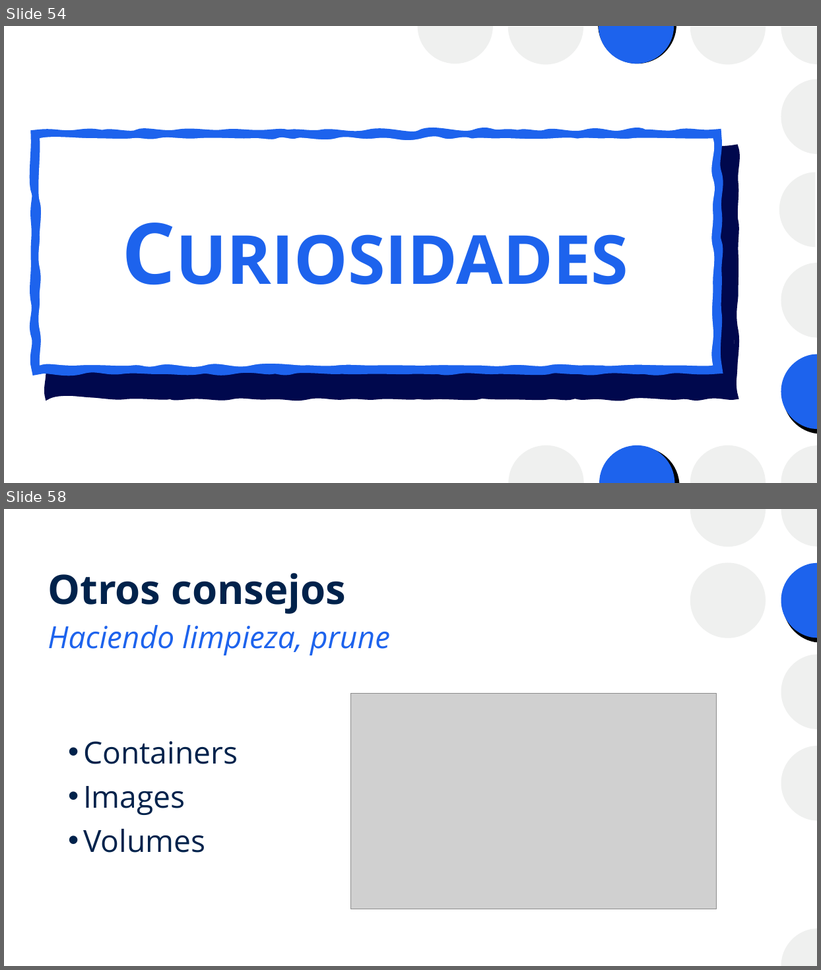
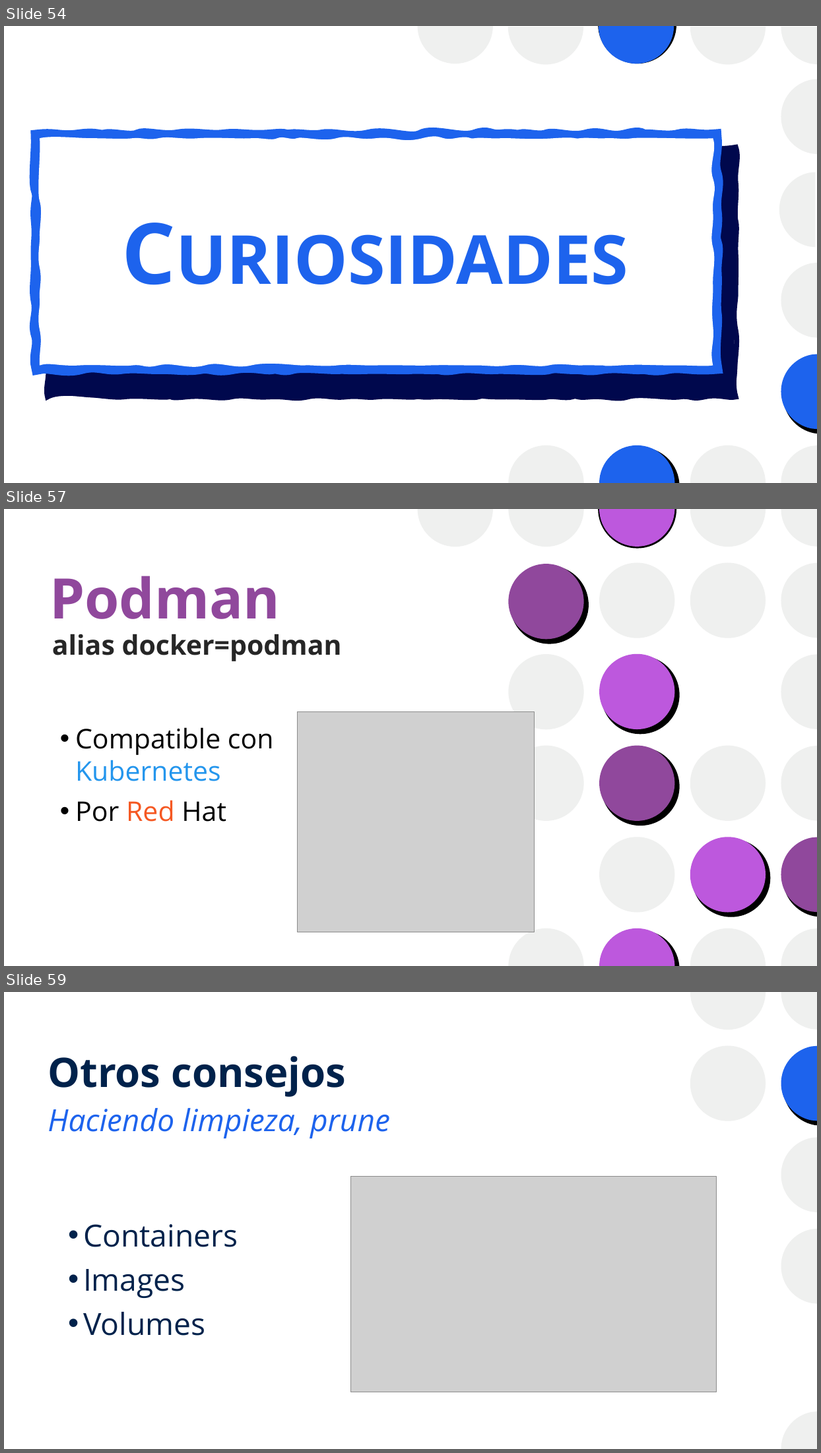
Before and after one commit to josanri/docker-workshop, a slide deck: Introducción a Docker.pptx. Shown one above the other, each under a label of ours: slides 54 and 58 before the commit, slides 54, 57 and 59 after it; the slides between them are not shown. The pictures are 821x970 and 821x1453 pixels, drawn with LibreOffice and Linux fonts; fonts in the diff are those of the drawing; grey boxes stand for pictures. Boxes give left, top, right and bottom in pixels: in the first picture for what was removed or moved away, otherwise in the second. Text is boxed around its words. In the diff, an @@ line names an element or a change of style, - is before the commit and + after.

Commit message:
Updates: Basic knowledge and Podman slide added

```diff
--- a/Introducción a Docker.pptx
+++ b/Introducción a Docker.pptx
@@ slide 57 added at (4,509,817,966), background #FFFFFF; not listed: 8 template elements that a slide beside it also shows @@
@@ freeform shape added at (418,509,493,547), fill #EFF0EF @@
@@ freeform shape added at (508,509,584,547), fill #EFF0EF @@
@@ freeform shape added at (599,509,675,547), fill #BD58DD @@
@@ ellipse added at (508,564,584,640), fill #90489C @@
@@ ellipse added at (599,562,675,638), fill #EFF0EF @@
@@ freeform shape added at (781,562,817,638), fill #EFF0EF @@
@@ title added at (50,576,280,619), 66 pt, text #90489C, bold @@
+Podman
@@ subtitle added at (52,634,342,661), 32 pt, text #262626, bold @@
+alias docker=podman
@@ ellipse added at (508,654,584,730), fill #EFF0EF @@
@@ ellipse added at (599,654,675,730), fill #BD58DD @@
@@ picture added at (298,712,534,933) @@
@@ text added at (75,727,274,822), 32 pt, text #000000 @@
+• Compatible con Kubernetes
+• Por Red Hat
@@ ellipse added at (508,746,584,821), fill #EFF0EF @@
@@ ellipse added at (599,746,675,821), fill #90489C @@
@@ ellipse added at (690,746,766,821), fill #EFF0EF @@
@@ ellipse added at (599,837,675,913), fill #EFF0EF @@
@@ ellipse added at (690,837,766,913), fill #BD58DD @@
@@ freeform shape added at (781,837,817,912), fill #90489C @@
@@ freeform shape added at (599,929,675,966), fill #BD58DD @@
@@ what was slide 58 is now slide 59 @@
```
Also in this commit, not shown: 17 slides changed, 1 other slide added, 1 slide removed, 1 other file.
